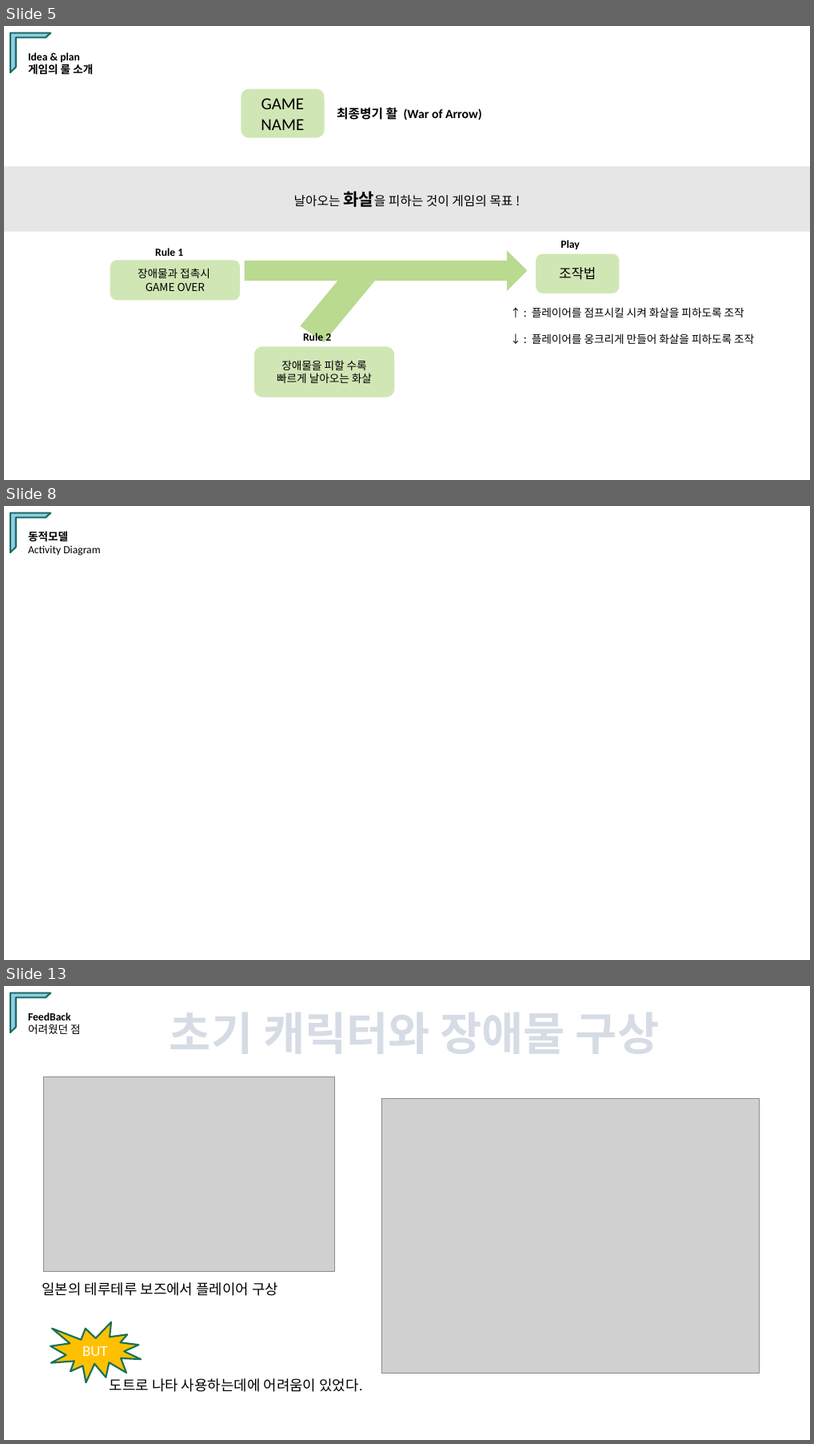
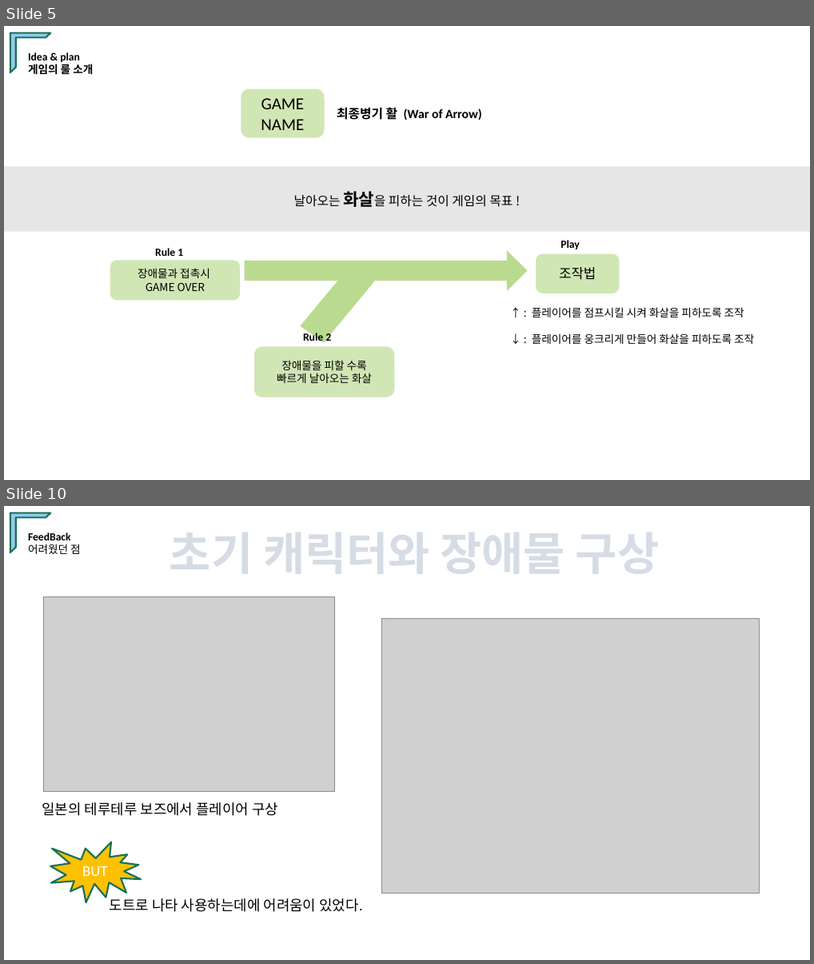
Before and after one commit to Brogi/TeamProject_Team5, a slide deck: Linuxversion.odp. Shown one above the other, each under a label of ours: slides 5, 8 and 13 before the commit, slides 5 and 10 after it; the slides between them are not shown. The pictures are 814x1444 and 814x964 pixels, drawn with LibreOffice and Linux fonts; fonts in the diff are those of the drawing; grey boxes stand for pictures. Boxes give left, top, right and bottom in pixels: in the first picture for what was removed or moved away, otherwise in the second. Text is boxed around its words. In the diff, an @@ line names an element or a change of style, - is before the commit and + after.

```diff
--- a/Linuxversion.odp
+++ b/Linuxversion.odp
@@ slide 8 removed at <box>4,506,810,960</box>, background #FFFFFF @@
@@ half frame removed at <box>10,512,50,552</box> @@
@@ text removed at <box>28,531,100,556</box> @@
-동적모델
-Activity Diagram
@@ what was slide 13 is now slide 10 @@
```
Also in this commit, not shown: 4 slides added, 6 other slides removed, 1 other file.
